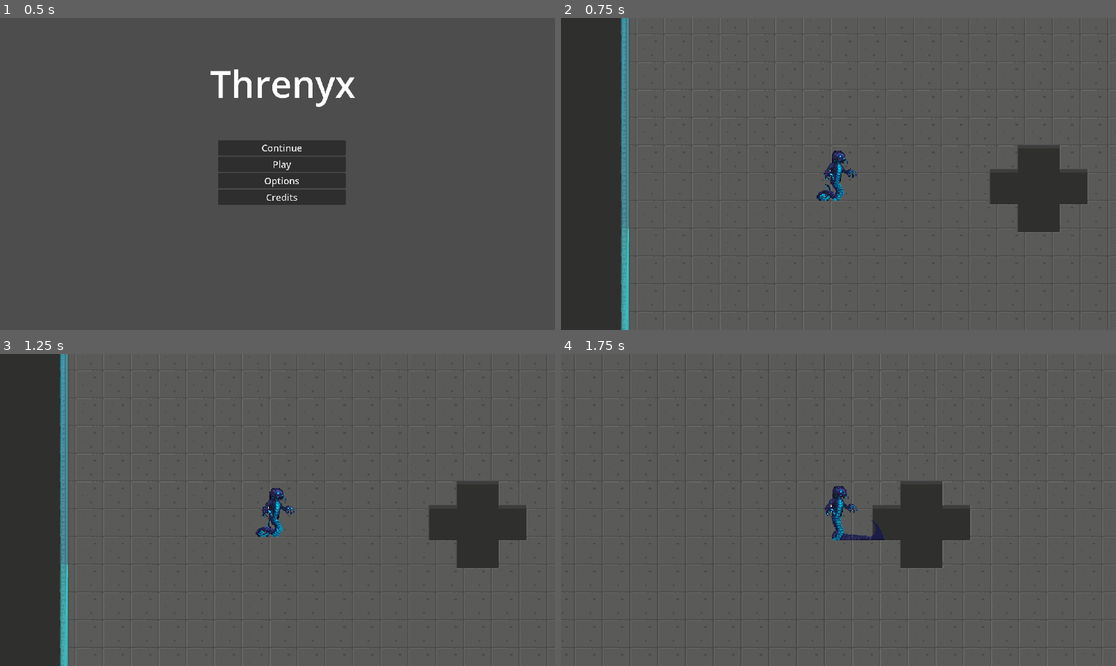
Above: before the commit, frames 1-4 (two rows, left to right).
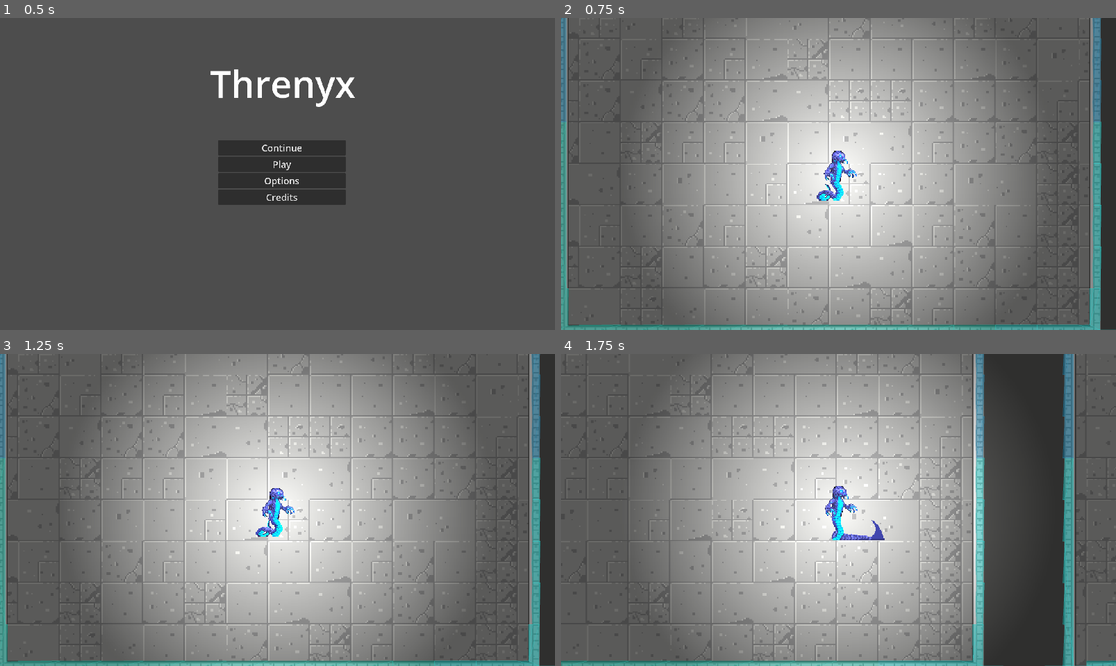
Above: after the commit, the same moments.

Repository: giann589/Threnyx
Game: Godot game, scene res://main_menu.tscn
The game is run twice, just before and just after one commit, with the same random seed, the same clock (stepped at 60 frames per second) and the same inputs.
Inputs (mouse positions are in pixels of both pictures, inside the frame that each line leads up to):
- Up to frame 1 (0.5 s): no input
- Up to frame 2 (0.75 s): click "Play" at 0.5 s
- Up to frame 3 (1.25 s): no input
- Up to frame 4 (1.75 s): move the mouse to (960, 494) at 1.27 s; hold D (move_right) from 1.28 s (still down); click (960, 494) at 1.35 s

Frame 1 is identical in both runs. In frame 2, 77% of the frame differs, in the area x 0-100%, y 0-100%; in frame 3, 77%; in frame 4, 69%.

Commit message:
Added Lighting

Diff:
--- a/main_menu.gd
+++ b/main_menu.gd
@@ -1,7 +1,7 @@
 extends Control
 
 func _on_play_pressed() -> void:
-	get_tree().change_scene_to_file("res://scenes/level.tscn")
+	get_tree().change_scene_to_file("res://map.tscn")
 
 func _on_options_pressed() -> void:
 	get_tree().change_scene_to_file("res://options.tscn")
--- a/map.tscn
+++ b/map.tscn
@@ -1,7 +1,8 @@
-[gd_scene load_steps=3 format=4 uid="uid://dnlijxgen68y4"]
+[gd_scene load_steps=4 format=4 uid="uid://dnlijxgen68y4"]
 
 [ext_resource type="TileSet" uid="uid://cvn2tyeydp4ow" path="res://insidetileset.tres" id="1_c7s6e"]
 [ext_resource type="PackedScene" uid="uid://bncrespsxarmm" path="res://scenes/player.tscn" id="2_wijl4"]
+[ext_resource type="PackedScene" uid="uid://cgpqudqx6fqcp" path="res://scenes/enemy.tscn" id="3_e0an3"]
 
 [node name="Node2D" type="Node2D"]
 
@@ -25,3 +26,8 @@
 
 [node name="Camera2D" type="Camera2D" parent="Player"]
 zoom = Vector2(3, 3)
+
+[node name="CanvasModulate" type="CanvasModulate" parent="."]
+
+[node name="Enemy" parent="." instance=ExtResource("3_e0an3")]
+position = Vector2(1308, 298)
--- a/scenes/player.tscn
+++ b/scenes/player.tscn
@@ -417,6 +417,17 @@
 &"walk_up": SubResource("Animation_d2wvv")
 }
 
+[sub_resource type="Gradient" id="Gradient_fjrip"]
+offsets = PackedFloat32Array(0, 0.7)
+colors = PackedColorArray(1, 1, 1, 1, 0, 0, 0, 1)
+
+[sub_resource type="GradientTexture2D" id="GradientTexture2D_smehm"]
+gradient = SubResource("Gradient_fjrip")
+width = 128
+height = 128
+fill = 1
+fill_from = Vector2(0.5, 0.5)
+
 [node name="Player" type="CharacterBody2D" groups=["player"]]
 collision_mask = 3
 script = ExtResource("1_g2els")
@@ -447,5 +458,12 @@
 &"": SubResource("AnimationLibrary_tuyoq")
 }
 
+[node name="PointLight2D" type="PointLight2D" parent="."]
+color = Color(0.7919991, 0.79199916, 0.7919991, 1)
+energy = 2.33
+shadow_enabled = true
+texture = SubResource("GradientTexture2D_smehm")
+texture_scale = 4.0
+
 [connection signal="body_entered" from="Sprite2D/AttackHitbox" to="." method="_on_attack_hitbox_body_entered"]
 [connection signal="animation_finished" from="AnimationPlayer" to="." method="_on_animation_player_animation_finished"]
Not shown: 1 places in scenes/player.tscn that only renumber resources
